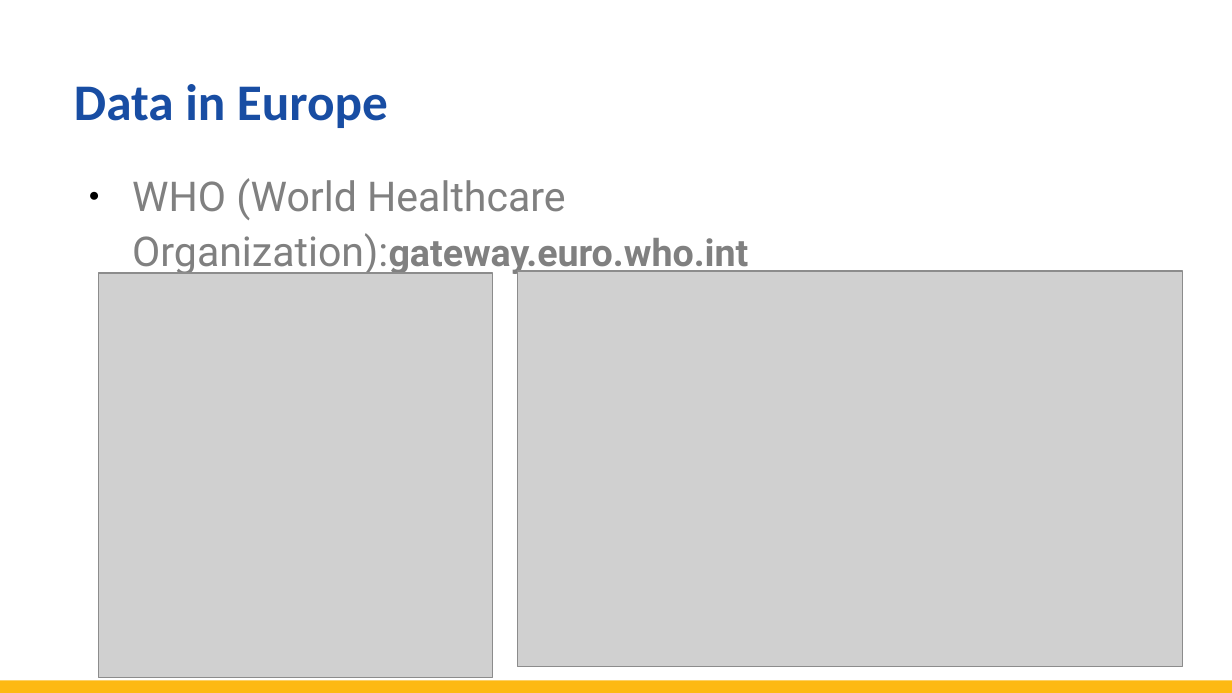
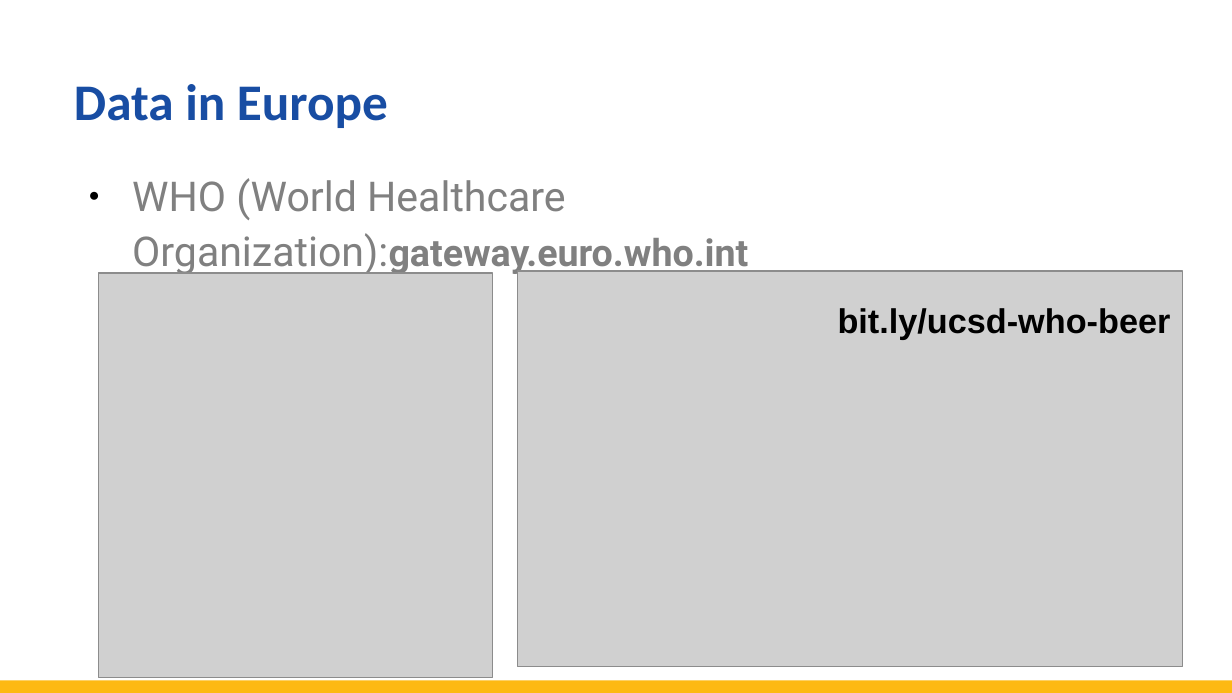
Before and after one commit to totalgood/dsdh, a slide deck: slide 6 of modules/L04/DHDS-L4-clinical.odp (slide 5 before the commit). Drawn at 1232x693 pixels with LibreOffice and Linux fonts; fonts in the diff are those of the drawing; grey boxes stand for pictures. Boxes give left, top, right and bottom in pixels: in the first picture for what was removed or moved away, otherwise in the second. Text is boxed around its words. In the diff, an @@ line names an element or a change of style, - is before the commit and + after.

```diff
--- a/modules/L04/DHDS-L4-clinical.odp
+++ b/modules/L04/DHDS-L4-clinical.odp
@@ text added at (x1=838, y1=308, x2=1171, y2=340), 20 pt, text #000000, bold @@
+bit.ly/ucsd-who-beer
```
Also in this commit, not shown: 4 other slides changed, 13 slides added, 2 slides removed, 24 other files.
